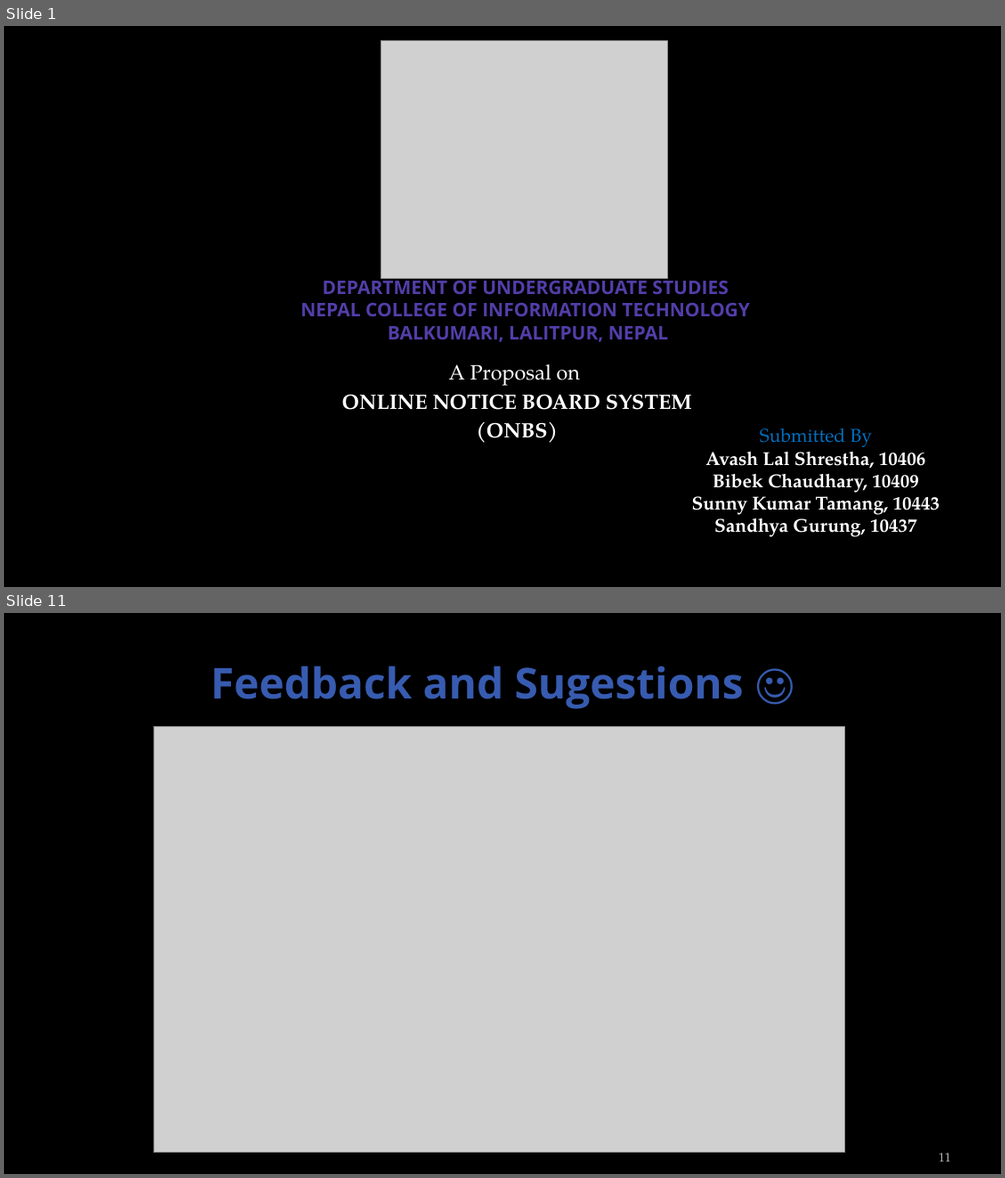
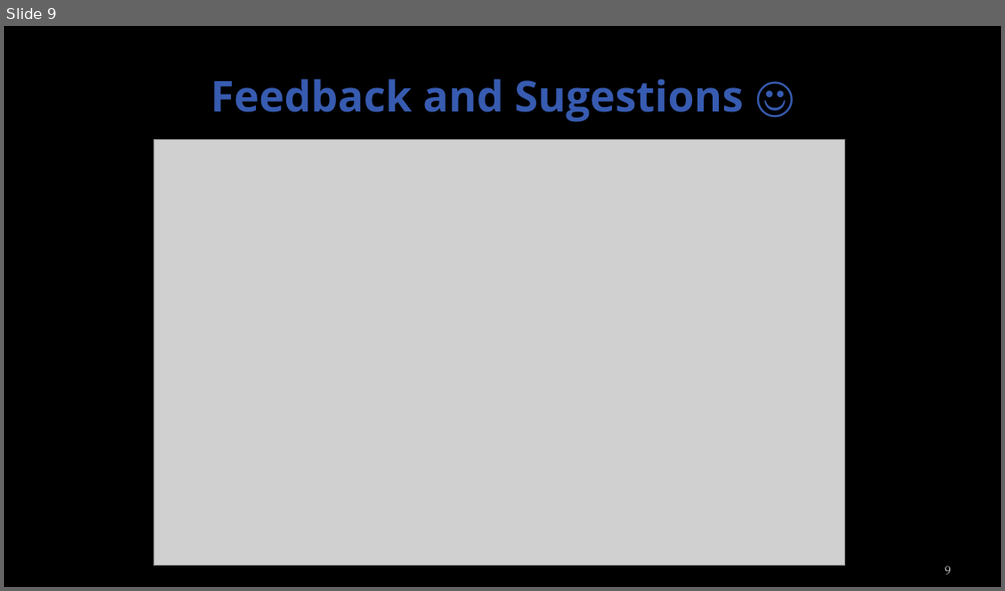
Before and after one commit to sumitbajracharya/blooddonation, a slide deck: Reference/ONBSPresentation.pptx. Shown one above the other, each under a label of ours: slides 1 and 11 before the commit, slide 9 after it; the slides between them are not shown. The pictures are 1005x1178 and 1005x591 pixels, drawn with LibreOffice and Linux fonts; fonts in the diff are those of the drawing; grey boxes stand for pictures; background and template pictures are left out. Boxes give left, top, right and bottom in pixels: in the first picture for what was removed or moved away, otherwise in the second. Text is boxed around its words. In the diff, an @@ line names an element or a change of style, - is before the commit and + after.

```diff
--- a/Reference/ONBSPresentation.pptx
+++ b/Reference/ONBSPresentation.pptx
@@ slide 1 removed at (x1=4, y1=26, x2=1001, y2=587), background picture (left out) @@
@@ picture removed at (x1=380, y1=41, x2=667, y2=278) @@
@@ title removed at (x1=300, y1=276, x2=750, y2=342) @@
-DEPARTMENT OF UNDERGRADUATE STUDIES
-NEPAL COLLEGE OF INFORMATION TECHNOLOGY
-BALKUMARI, LALITPUR, NEPAL
@@ subtitle removed at (x1=342, y1=364, x2=692, y2=443) @@
-A Proposal on
-ONLINE NOTICE BOARD SYSTEM
-(ONBS)
@@ text removed at (x1=692, y1=428, x2=939, y2=537) @@
-Submitted By
-Avash Lal Shrestha, 10406
-Bibek Chaudhary, 10409
-Sunny Kumar Tamang, 10443
-Sandhya Gurung, 10437
@@ what was slide 11 is now slide 9 @@
@@ page number at (x1=945, y1=565, x2=951, y2=574): text changed @@
-11
+9
```
Also in this commit, not shown: 6 slides changed, 2 slides added, 3 other slides removed, 1 other file.
